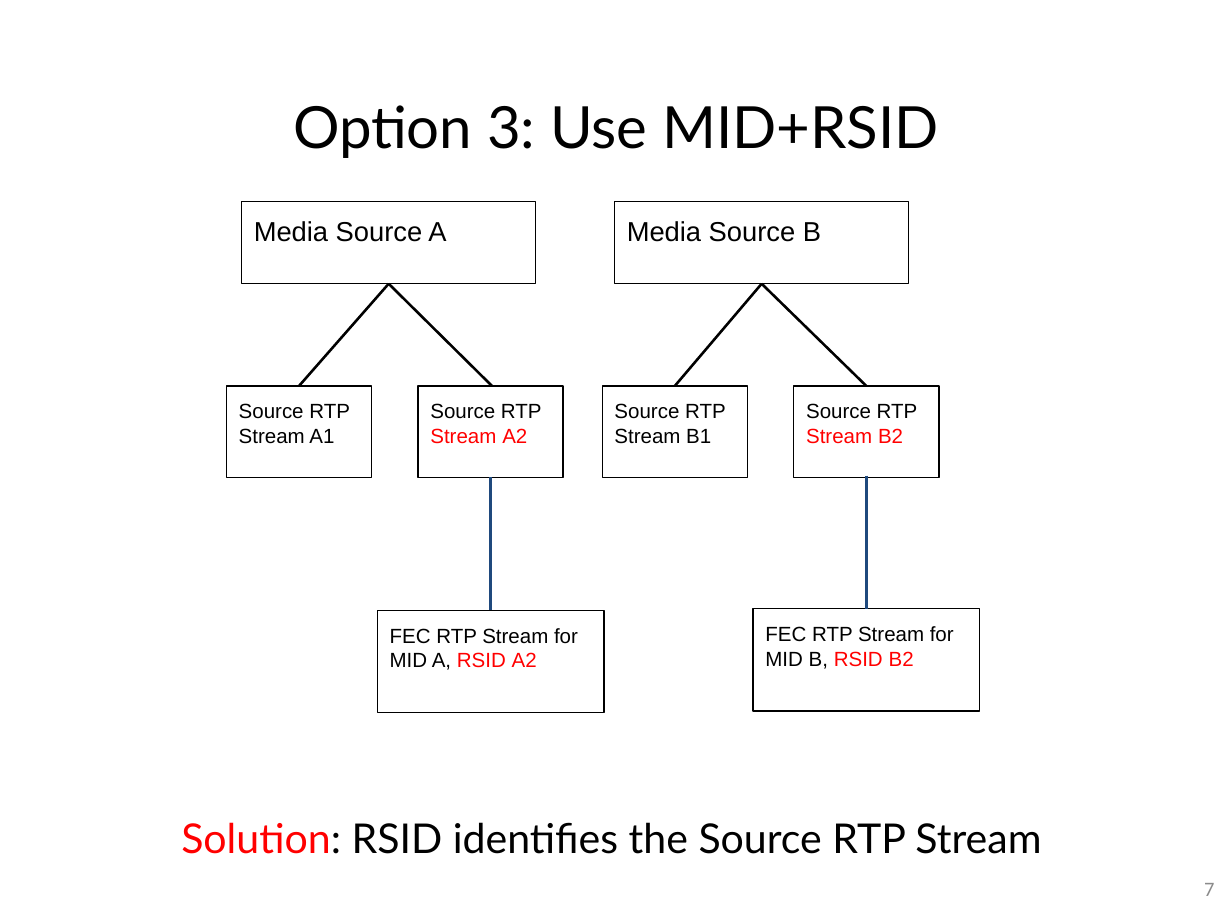
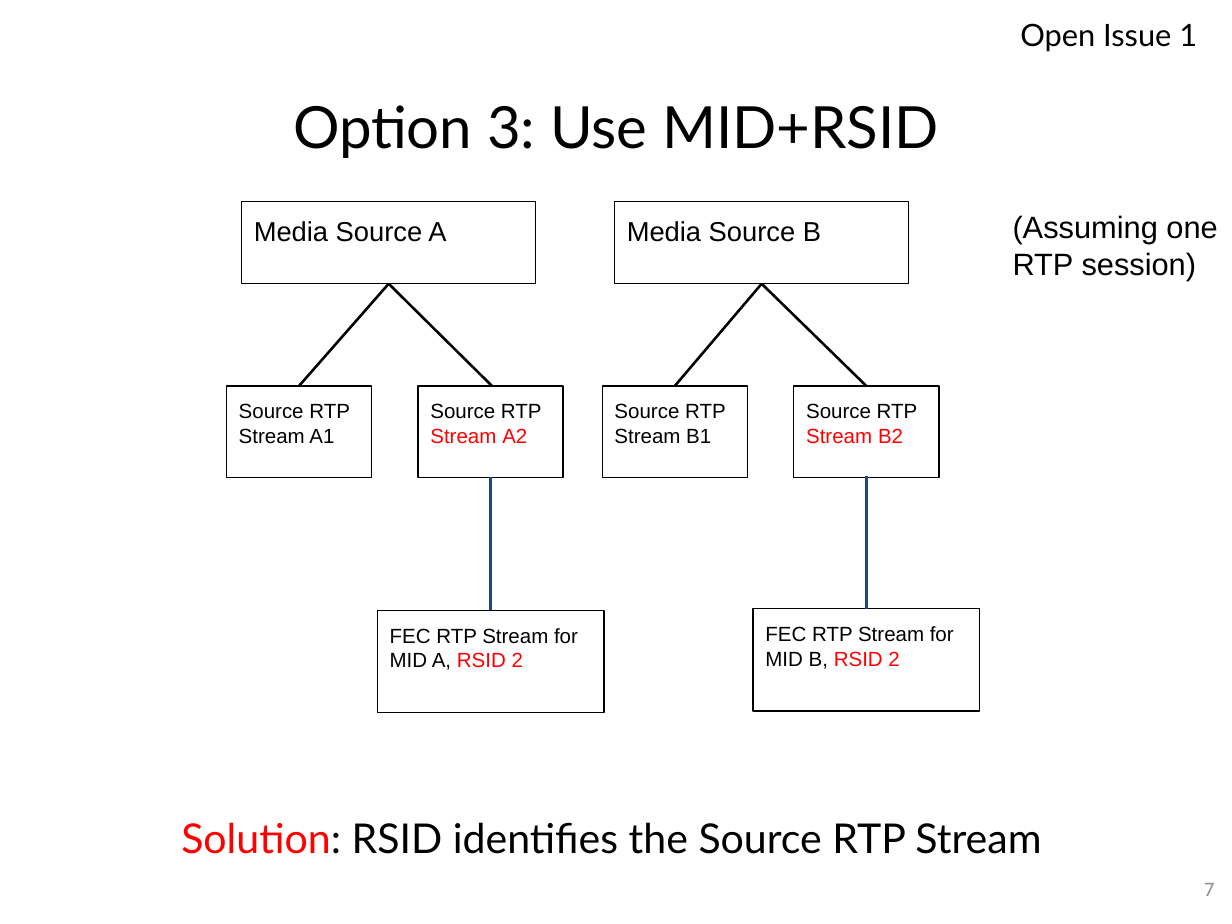
Before and after one commit to vr000m/payload-1d2d-parity-fec, a slide deck: slide 7 of 1d2d/presentations/92-payload-flexible-fec.pptx. Drawn at 1232x924 pixels with LibreOffice and Linux fonts; fonts in the diff are those of the drawing. Boxes give left, top, right and bottom in pixels: in the first picture for what was removed or moved away, otherwise in the second. Text is boxed around its words. In the diff, an @@ line names an element or a change of style, - is before the commit and + after.

```diff
--- a/1d2d/presentations/92-payload-flexible-fec.pptx
+++ b/1d2d/presentations/92-payload-flexible-fec.pptx
@@ text added at [1020, 23, 1197, 52], 18 pt, text #000000 @@
+Open Issue 1
@@ text added at [1013, 215, 1217, 281], 18 pt, text #000000 @@
+(Assuming one RTP session)
@@ text in rectangle at [390, 628, 578, 670]: text changed @@
-FEC RTP Stream for MID A, RSID A2
+FEC RTP Stream for MID A, RSID 2
@@ text in rectangle at [765, 626, 954, 669]: text changed @@
-FEC RTP Stream for MID B, RSID B2
+FEC RTP Stream for MID B, RSID 2
```
Also in this commit, not shown: 5 other slides changed, 1 slide removed, 1 other file.
